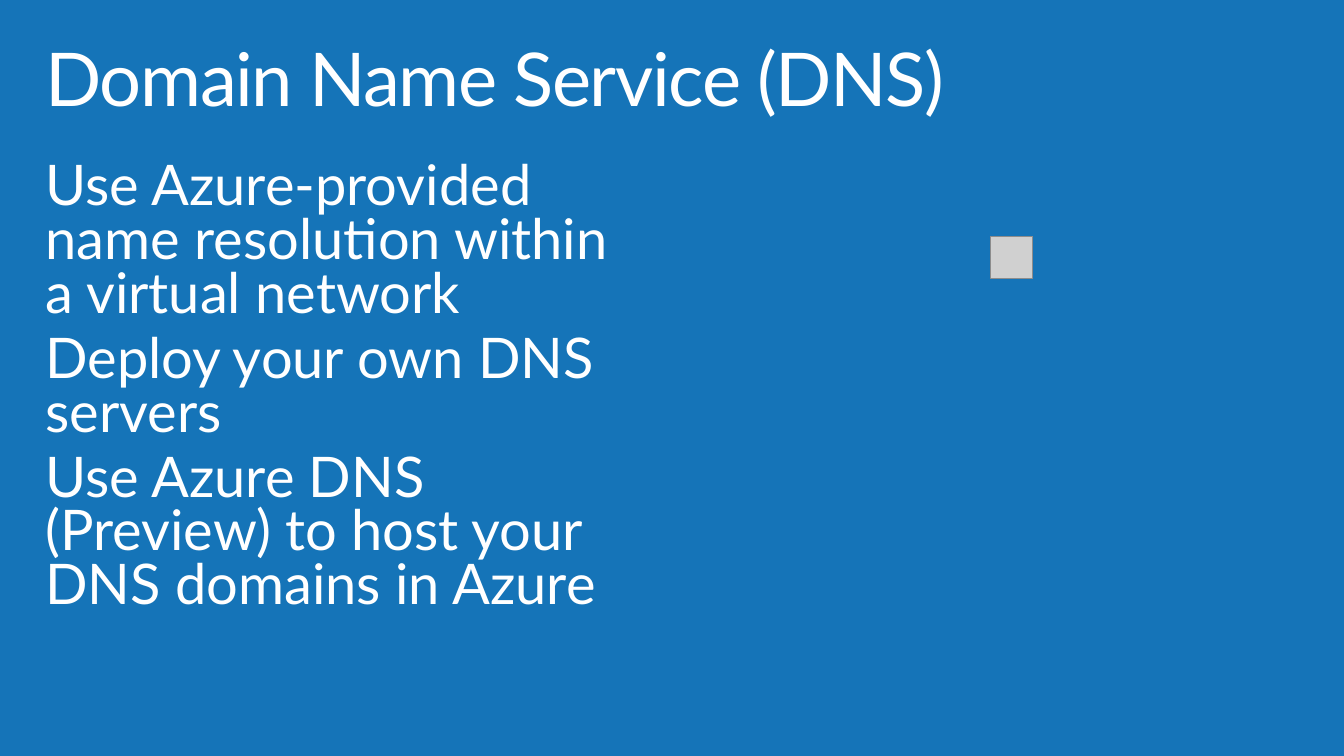
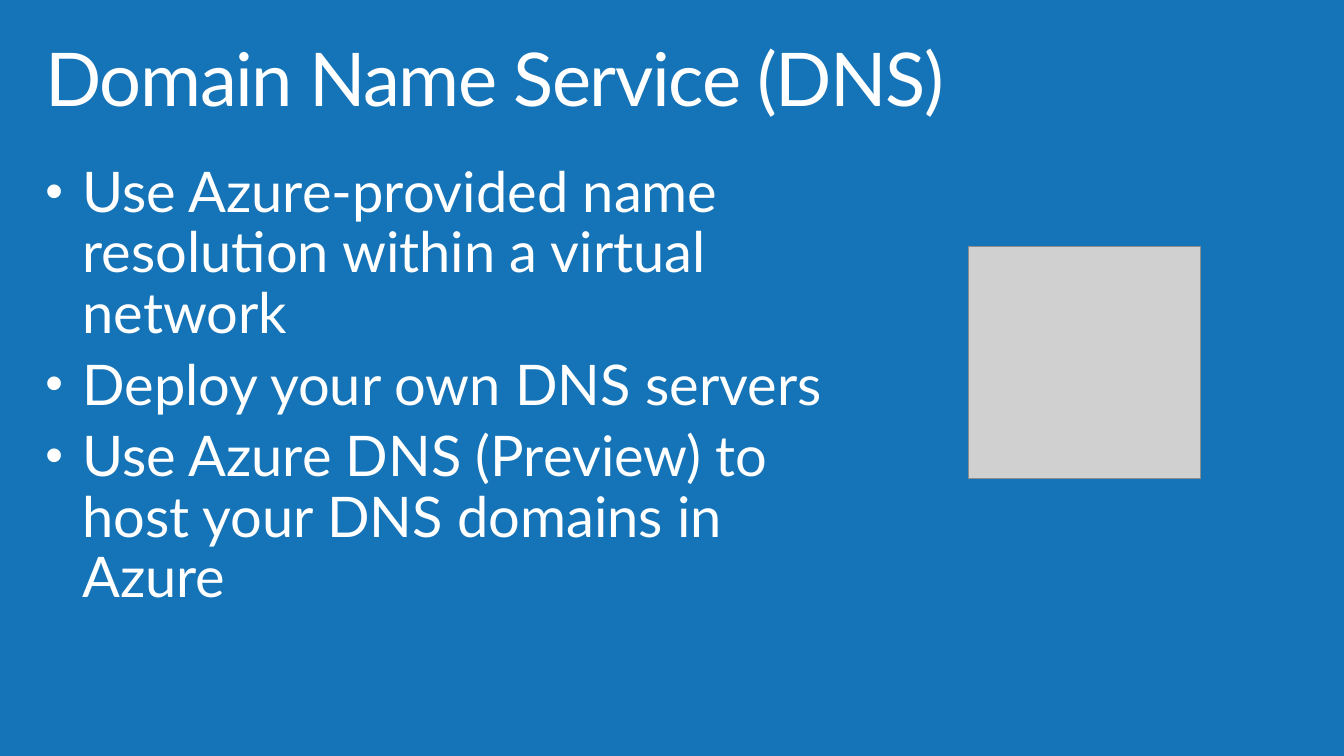
Before and after one commit to AzureCAT-GSI/Networking, a slide deck: slide 9 of Networking.pptx. Drawn at 1344x756 pixels with LibreOffice and Linux fonts; fonts in the diff are those of the drawing; grey boxes stand for pictures; background and template pictures are left out. Boxes give left, top, right and bottom in pixels: in the first picture for what was removed or moved away, otherwise in the second. Text is boxed around its words. In the diff, an @@ line names an element or a change of style, - is before the commit and + after.

```diff
--- a/Networking.pptx
+++ b/Networking.pptx
@@ text "Use Azure-provided name resolution within ..." at bbox=[82, 170, 821, 598]: bullet none to •; line spacing 0.8 to 0.9 @@
@@ picture: place and size @@
-picture at bbox=[990, 236, 1033, 279]
+picture at bbox=[968, 246, 1201, 478]
```
Also in this commit, not shown: 11 other slides changed, 7 slides removed.
